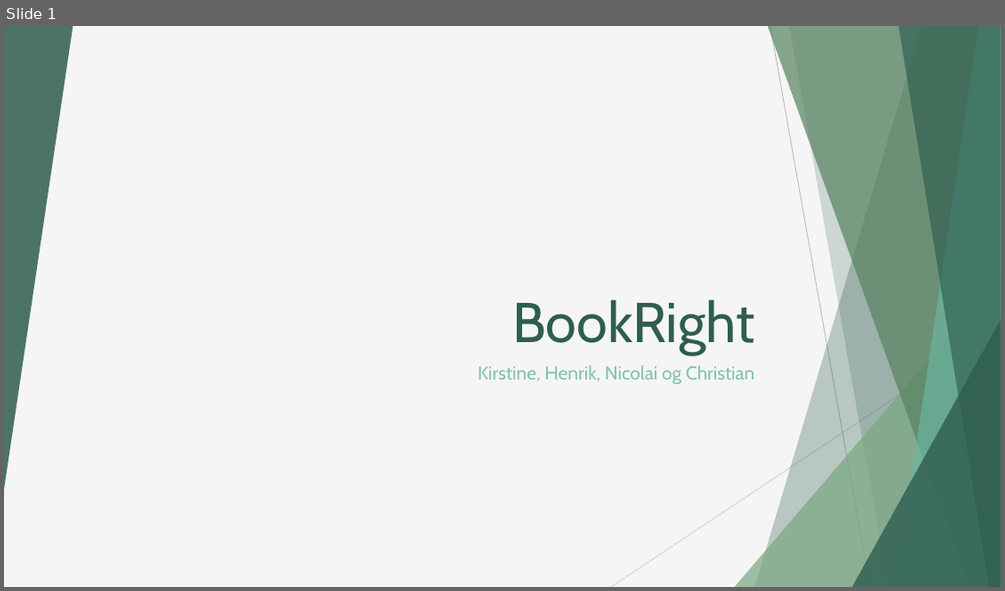
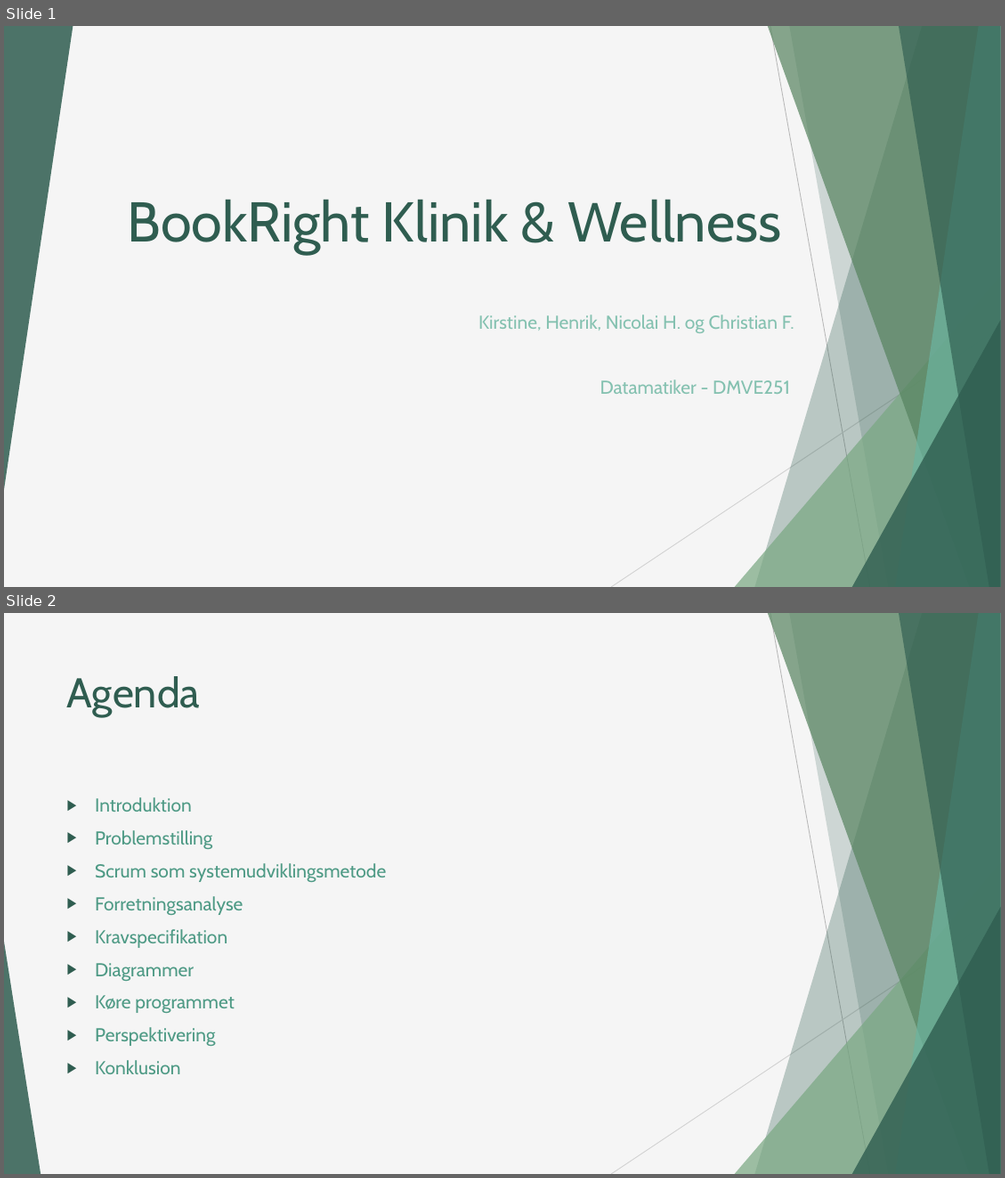
Before and after one commit to hiha76740/SecondSemesterEksamensProjekt, a slide deck: Dokumenter/Powerpoint.pptx. Shown one above the other, each under a label of ours: slide 1 before the commit, slides 1 and 2 after it. The pictures are 1005x591 and 1005x1178 pixels, drawn with LibreOffice and Linux fonts; fonts in the diff are those of the drawing. Boxes give left, top, right and bottom in pixels: in the first picture for what was removed or moved away, otherwise in the second. Text is boxed around its words. In the diff, an @@ line names an element or a change of style, - is before the commit and + after.

```diff
--- a/Dokumenter/Powerpoint.pptx
+++ b/Dokumenter/Powerpoint.pptx
@@ slide 2 added at [4,613,1001,1174], background #F5F5F5; not listed: 9 template elements that a slide beside it also shows @@
@@ title added at [67,676,201,718], 40 pt, text #2F5D50 @@
+Agenda
@@ text added at [95,797,386,1074], 18 pt, text #4E9A85 @@
+▶ Introduktion
+▶ Problemstilling
+▶ Scrum som systemudviklingsmetode
+▶ Forretningsanalyse
+▶ Kravspecifikation
+▶ Diagrammer
+▶ Køre programmet
+▶ Perspektivering
+▶ Konklusion
@@ triangle added at [4,941,40,1174], fill #2F5D50 at 85% opacity @@
@@ slide 1 changed as well @@
@@ title at [128,199,781,255]: text changed @@
-BookRight
+BookRight Klinik & Wellness
@@ subtitle at [478,314,794,394]: text changed @@
-Kirstine, Henrik, Nicolai og Christian
+Kirstine, Henrik, Nicolai H. og Christian F.
+Datamatiker - DMVE251
```
Also in this commit, not shown: 4 other slides changed, 5 other slides added, 2 slides removed.
